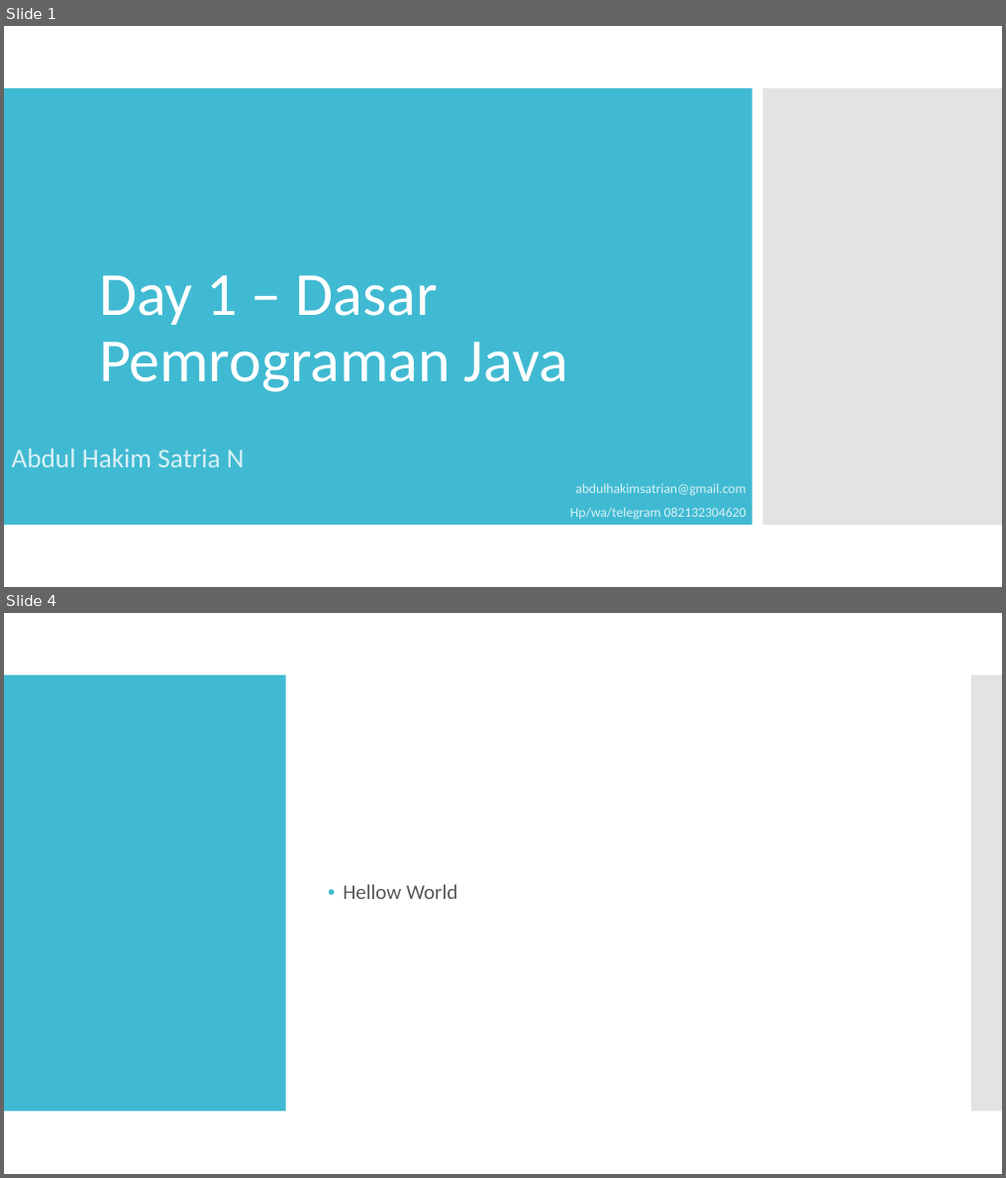
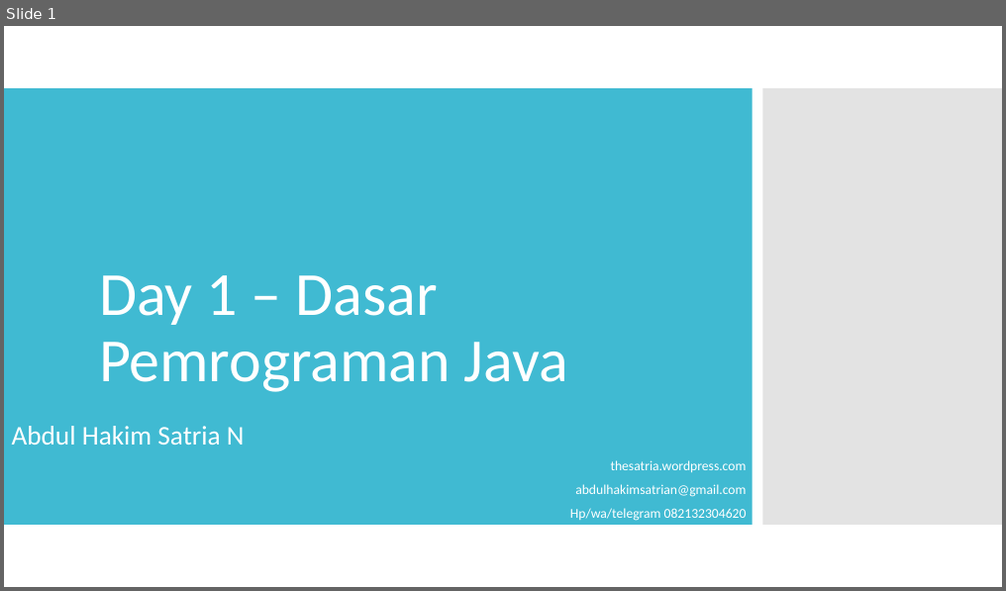
Before and after one commit to satrianusantara/JavaBasic, a slide deck: Materi/Day 1 – Dasar Pemrograman Java.ppt. Shown one above the other, each under a label of ours: slides 1 and 4 before the commit, slide 1 after it; the slides between them are not shown. The pictures are 1006x1178 and 1006x591 pixels, drawn with LibreOffice and Linux fonts; fonts in the diff are those of the drawing. Boxes give left, top, right and bottom in pixels: in the first picture for what was removed or moved away, otherwise in the second. Text is boxed around its words. In the diff, an @@ line names an element or a change of style, - is before the commit and + after.

```diff
--- a/Materi/Day 1 – Dasar Pemrograman Java.ppt
+++ b/Materi/Day 1 – Dasar Pemrograman Java.ppt
@@ slide 4 removed at (4,613,1002,1174), background #FFFFFF @@
@@ rectangle removed at (4,675,286,1111) @@
@@ rectangle removed at (970,675,1002,1111) @@
@@ text removed at (343,884,457,899) @@
-• Hellow World
@@ slide 1 changed as well @@
@@ subtitle "Abdul Hakim Satria N": place and size @@
-subtitle "Abdul Hakim Satria N" at (12,449,746,520)
+subtitle "Abdul Hakim Satria N" at (12,426,746,521)
@@ subtitle at (12,426,746,521): text colour #D9F1F6 to #FFFFFF in "Abdul Hakim Satria N", "abdulhakimsatrian@gmail.com", "Hp/wa/telegram 082132304620" @@
@@ subtitle at (611,461,746,472): paragraph added @@
+thesatria.wordpress.com
```
Also in this commit, not shown: 20 slides added, 5 other slides removed.
